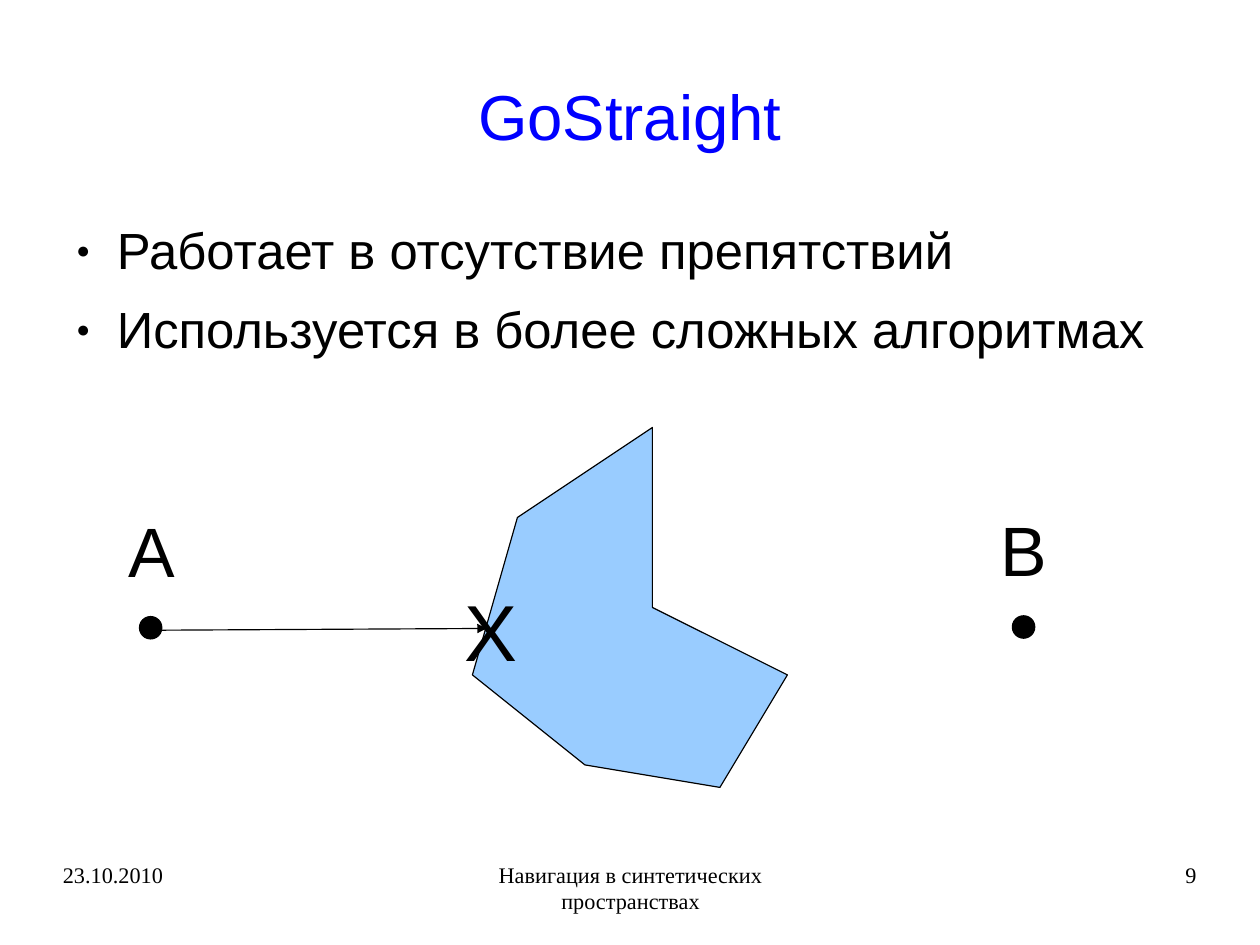
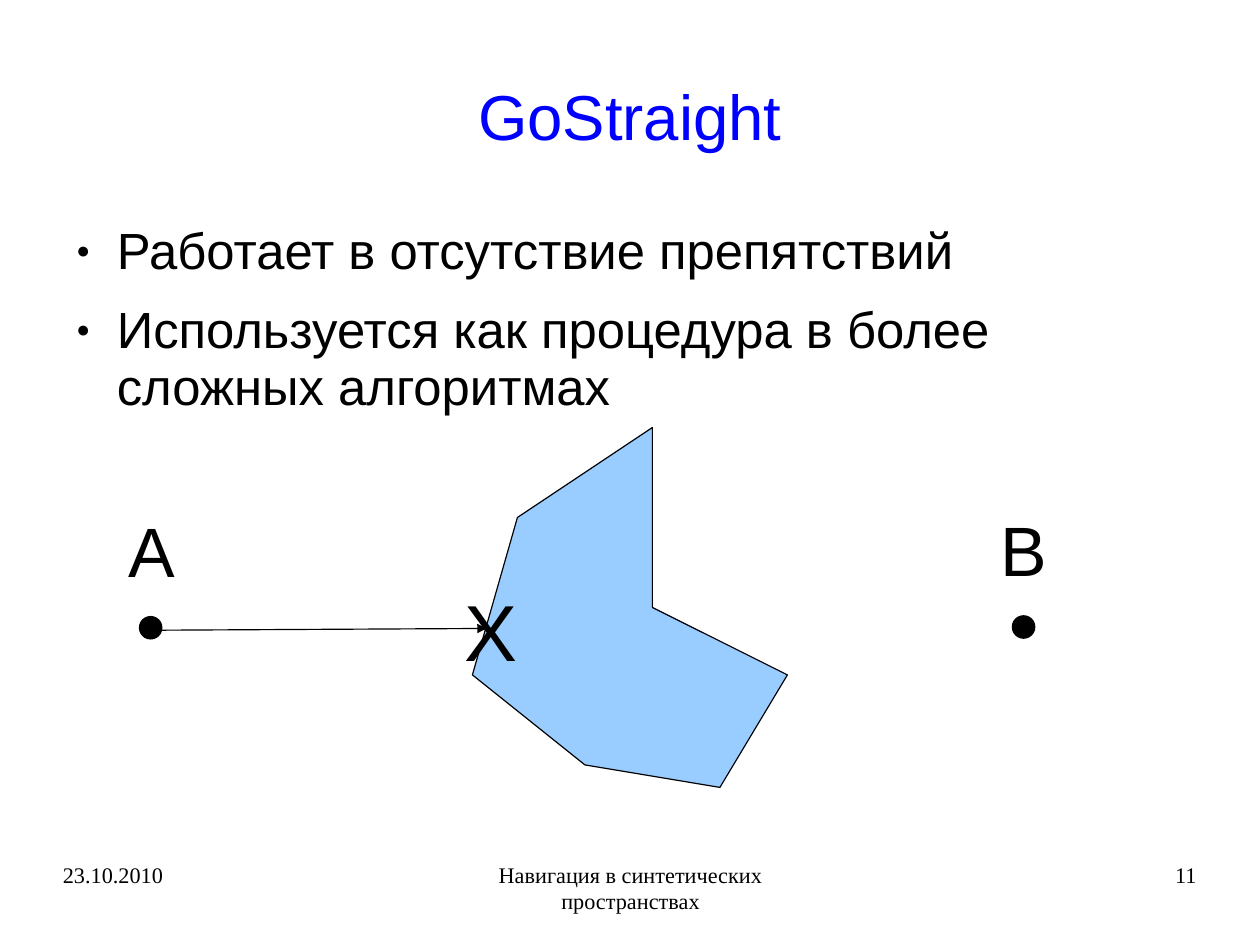
Before and after one commit to rutsky/semester09, a slide deck: slide 11 of Artificial_intelligence/Navigation_in_synthetic_space/50572_Rutsky_Navigation_in_synthetic_space.ppt (slide 9 before the commit). Drawn at 1260x945 pixels with LibreOffice and Linux fonts; fonts in the diff are those of the drawing. Boxes give left, top, right and bottom in pixels: in the first picture for what was removed or moved away, otherwise in the second. Text is boxed around its words. In the diff, an @@ line names an element or a change of style, - is before the commit and + after.

```diff
--- a/Artificial_intelligence/Navigation_in_synthetic_space/50572_Rutsky_Navigation_in_synthetic_space.ppt
+++ b/Artificial_intelligence/Navigation_in_synthetic_space/50572_Rutsky_Navigation_in_synthetic_space.ppt
@@ text at <box>117,311,989,416</box>: text changed @@
-● Используется в более сложных алгоритмах
+● Используется как процедура в более сложных алгоритмах
@@ page number at <box>1175,868,1196,883</box>: text changed @@
-9
+11
```
Also in this commit, not shown: 19 other slides changed, 4 slides added, 2 other files.
